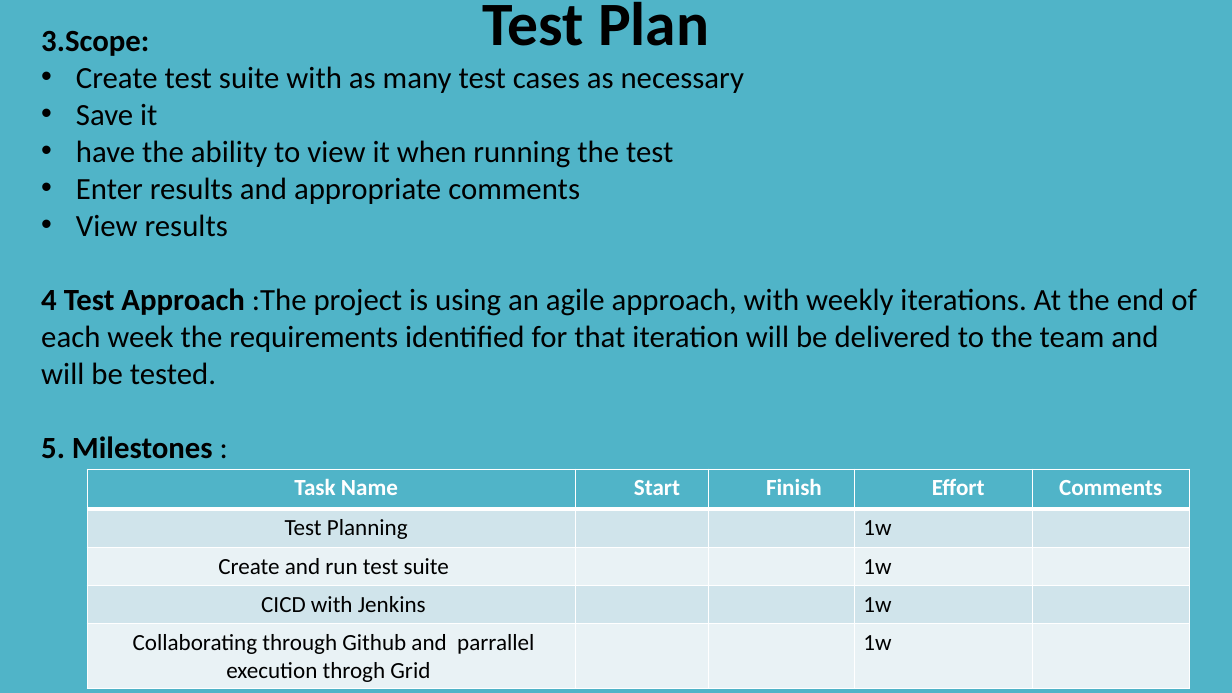
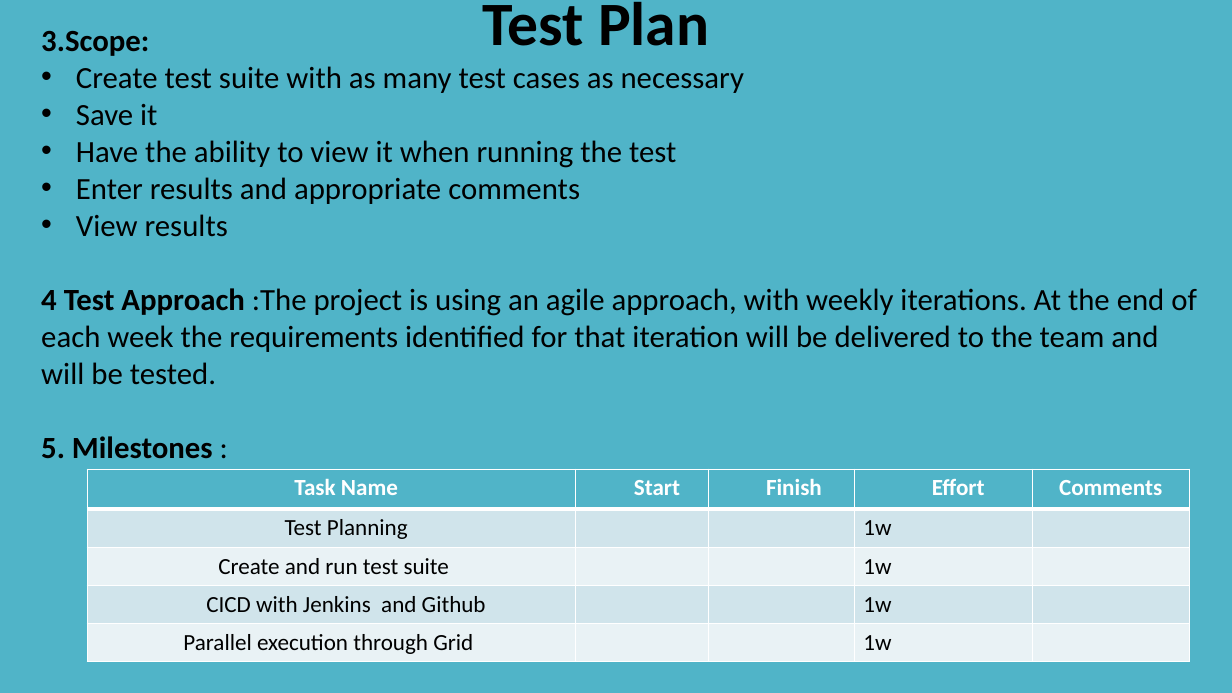
Before and after one commit to pKpallavi/Selenium_project, a slide deck: slide 13 of docs/Selenium_Project_Kumon_Website_Testing.pptx. Drawn at 1232x693 pixels with LibreOffice and Linux fonts; fonts in the diff are those of the drawing. Boxes give left, top, right and bottom in pixels: in the first picture for what was removed or moved away, otherwise in the second. Text is boxed around its words. In the diff, an @@ line names an element or a change of style, - is before the commit and + after.

```diff
--- a/docs/Selenium_Project_Kumon_Website_Testing.pptx
+++ b/docs/Selenium_Project_Kumon_Website_Testing.pptx
@@ text at bbox=[76, 140, 676, 168]: text changed @@
-• have the ability to view it when running the test
+• Have the ability to view it when running the test
@@ table at bbox=[87, 470, 1189, 662] @@
-row 4, column 1: CICD with Jenkins
+row 4, column 1: CICD with Jenkins and Github
-row 5, column 1: Collaborating through Github and parrallel execution throgh Grid
+row 5, column 1: Parallel execution through Grid
```
Also in this commit, not shown: 8 other slides changed.
